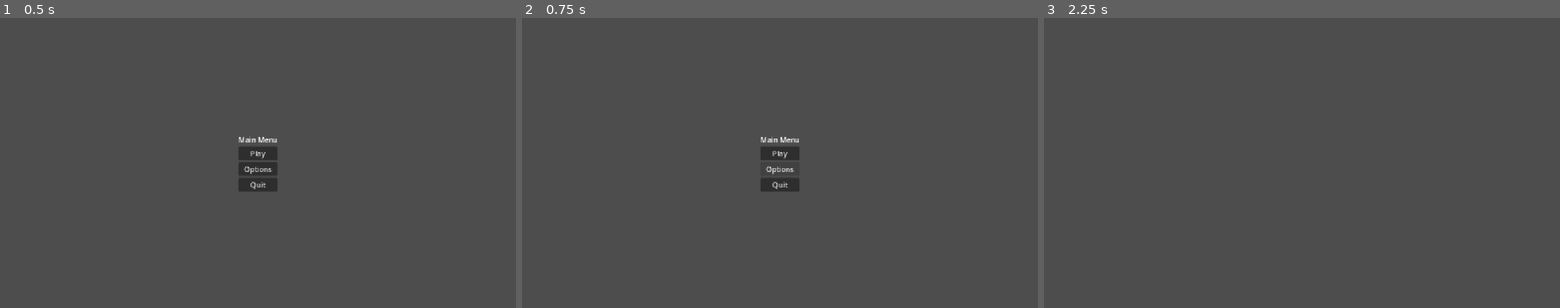
Above: before the commit, frames 1-3 (left to right).
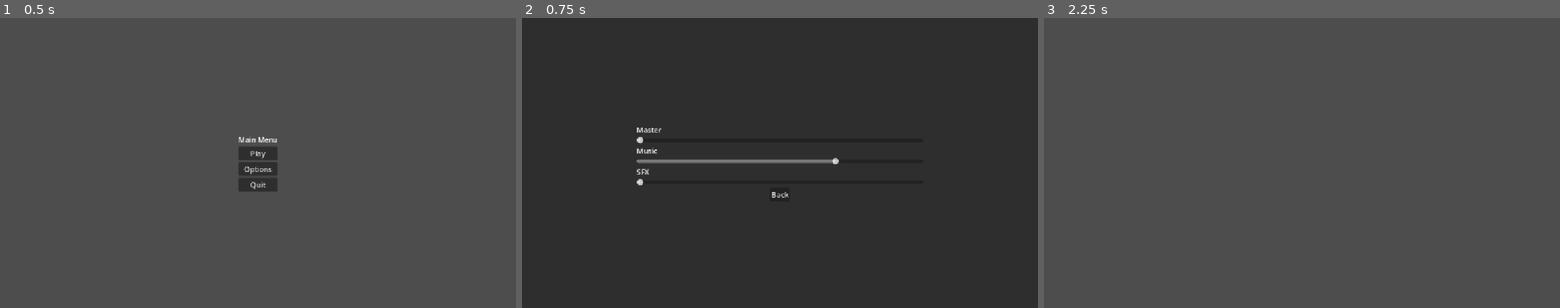
Above: after the commit, the same moments.

Repository: ttcs-games/godot-wild-jam-99
Game: Godot game, scene res://Main_menu.tscn
Two runs of this game, one before a commit and one after it. Both use one fixed random seed, a clock stepped at 60 frames per second and the inputs below.
Inputs (mouse positions are in pixels of both pictures, inside the frame that each line leads up to):
- Up to frame 1 (0.5 s): no input
- Up to frame 2 (0.75 s): click "Options" at 0.5 s
- Up to frame 3 (2.25 s): click (1302, 194) at 1.25 s, where only the run after the commit has a clickable "Back"; click "Play" at 2 s

Frame 1 is identical in both runs. In frame 2, 99% of the frame differs, in the area x 0-100%, y 0-100%; in frame 3, nothing differs.

Commit message:
Option menu
an option menu
A working sound controller

Diff:
--- a/Main_menu.tscn
+++ b/Main_menu.tscn
@@ -46,6 +46,74 @@
 layout_mode = 2
 text = "Quit"
 
+[node name="OptionMenu" type="Panel" parent="." unique_id=218056790]
+visible = false
+layout_mode = 1
+anchors_preset = 15
+anchor_right = 1.0
+anchor_bottom = 1.0
+grow_horizontal = 2
+grow_vertical = 2
+
+[node name="MarginContainer" type="MarginContainer" parent="OptionMenu" unique_id=1870229193]
+layout_mode = 1
+anchors_preset = 15
+anchor_right = 1.0
+anchor_bottom = 1.0
+grow_horizontal = 2
+grow_vertical = 2
+theme_override_constants/margin_left = 256
+theme_override_constants/margin_right = 256
+
+[node name="VBoxContainer" type="VBoxContainer" parent="OptionMenu/MarginContainer" unique_id=694511785]
+layout_mode = 2
+alignment = 1
+
+[node name="GridContainer" type="GridContainer" parent="OptionMenu/MarginContainer/VBoxContainer" unique_id=2083377633]
+layout_mode = 2
+size_flags_vertical = 4
+
+[node name="Master" type="Label" parent="OptionMenu/MarginContainer/VBoxContainer/GridContainer" unique_id=1391019597]
+layout_mode = 2
+text = "Master"
+
+[node name="MasterSlider" type="HSlider" parent="OptionMenu/MarginContainer/VBoxContainer/GridContainer" unique_id=1280937076]
+layout_mode = 2
+size_flags_horizontal = 3
+max_value = 1.0
+step = 0.01
+value = 1.0
+
+[node name="Music" type="Label" parent="OptionMenu/MarginContainer/VBoxContainer/GridContainer" unique_id=846907563]
+layout_mode = 2
+text = "Music"
+
+[node name="MusicSlider" type="HSlider" parent="OptionMenu/MarginContainer/VBoxContainer/GridContainer" unique_id=45054037]
+layout_mode = 2
+max_value = 1.0
+step = 0.01
+value = 1.0
+
+[node name="SFX" type="Label" parent="OptionMenu/MarginContainer/VBoxContainer/GridContainer" unique_id=1053575366]
+layout_mode = 2
+text = "SFX"
+
+[node name="SFXSlider" type="HSlider" parent="OptionMenu/MarginContainer/VBoxContainer/GridContainer" unique_id=1821693499]
+layout_mode = 2
+max_value = 1.0
+step = 0.01
+value = 1.0
+
+[node name="BackButton" type="Button" parent="OptionMenu/MarginContainer/VBoxContainer/GridContainer" unique_id=562756014]
+layout_mode = 2
+size_flags_horizontal = 4
+size_flags_vertical = 4
+text = "Back"
+
 [connection signal="pressed" from="CenterContainer/VBoxContainer/Play_button" to="." method="_on_play_button_pressed"]
 [connection signal="pressed" from="CenterContainer/VBoxContainer/Options_button" to="." method="_on_options_button_pressed"]
 [connection signal="pressed" from="CenterContainer/VBoxContainer/Quit_button" to="." method="_on_quit_button_pressed"]
+[connection signal="value_changed" from="OptionMenu/MarginContainer/VBoxContainer/GridContainer/MasterSlider" to="." method="_on_master_slider_value_changed"]
+[connection signal="value_changed" from="OptionMenu/MarginContainer/VBoxContainer/GridContainer/MusicSlider" to="." method="_on_music_slider_value_changed"]
+[connection signal="value_changed" from="OptionMenu/MarginContainer/VBoxContainer/GridContainer/SFXSlider" to="." method="_on_sfx_slider_value_changed"]
+[connection signal="pressed" from="OptionMenu/MarginContainer/VBoxContainer/GridContainer/BackButton" to="." method="_on_back_button_pressed"]
--- /dev/null
+++ b/default_bus_layout.tres
@@ -0,0 +1,16 @@
+[gd_resource type="AudioBusLayout" format=3 uid="uid://b2vlyk1nijo3c"]
+
+[resource]
+bus/0/volume_db = -80.0
+bus/1/name = &"Music"
+bus/1/solo = false
+bus/1/mute = false
+bus/1/bypass_fx = false
+bus/1/volume_db = -3.1173582
+bus/1/send = &"Master"
+bus/2/name = &"SFX"
+bus/2/solo = false
+bus/2/mute = false
+bus/2/bypass_fx = false
+bus/2/volume_db = -80.0
+bus/2/send = &"Master"
--- a/main_menu.gd
+++ b/main_menu.gd
@@ -1,12 +1,48 @@
 extends Control
+@onready var Mainmenu = $CenterContainer
+@onready var OptionMenu = $OptionMenu
+@onready var MasterSlider = $OptionMenu/MarginContainer/VBoxContainer/GridContainer/MasterSlider
+@onready var MusicSlider = $OptionMenu/MarginContainer/VBoxContainer/GridContainer/MusicSlider
+@onready var SFXSlider = $OptionMenu/MarginContainer/VBoxContainer/GridContainer/SFXSlider
+
+func _on_play_button_pressed() -> void:
+	get_tree().change_scene_to_file("res://Game_zone.tscn")
+
+func _on_options_button_pressed() -> void:
+	Mainmenu.visible = false
+	OptionMenu.visible = true
+	MasterSlider.value = getAudio("Master")
+	MusicSlider.value = getAudio("Music")
+	SFXSlider.value = getAudio("SFX")
+	print(getAudio("Master"))
 
 func _on_quit_button_pressed() -> void:
 	get_tree().quit()
 
+#Option Menu
 
-func _on_options_button_pressed() -> void:
-	pass # Replace with function body.
+func _on_back_button_pressed() -> void:
+	Mainmenu.visible = true
+	OptionMenu.visible = false
 
 
-func _on_play_button_pressed() -> void:
-	get_tree().change_scene_to_file("res://Game_zone.tscn")
+
+func getAudio(busName):
+	var busIndex = AudioServer.get_bus_index(busName)
+	return AudioServer.get_bus_volume_linear(busIndex)
+
+func changeAudio (busName:String, value:float):
+	var busIndex = AudioServer.get_bus_index(busName)
+	AudioServer.set_bus_volume_db(busIndex, linear_to_db(value) )
+	AudioServer.set_bus_mute(busIndex, value<0.5)
+
+func _on_master_slider_value_changed(value: float) -> void:
+	changeAudio("Master",value)
+
+
+func _on_music_slider_value_changed(value: float) -> void:
+	changeAudio("Music",value)
+
+
+func _on_sfx_slider_value_changed(value: float) -> void:
+	changeAudio("SFX",value)
